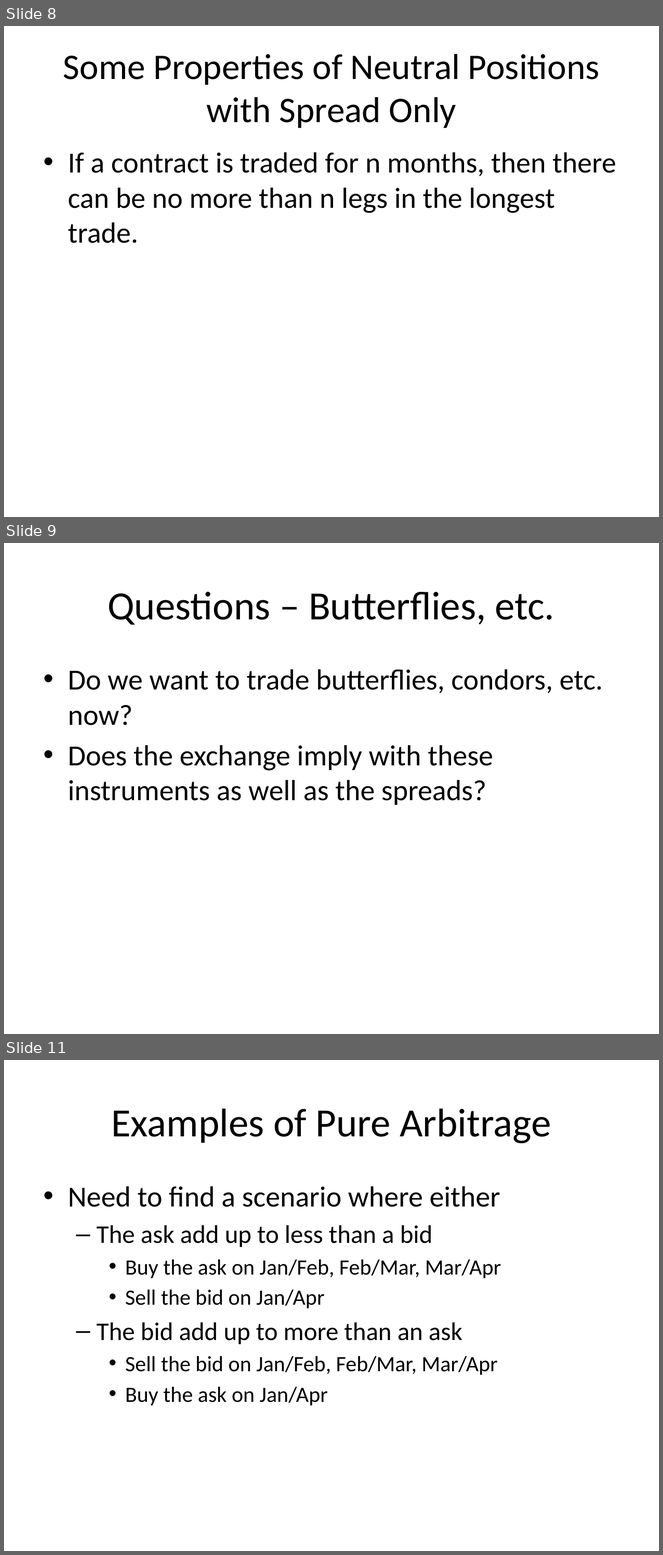
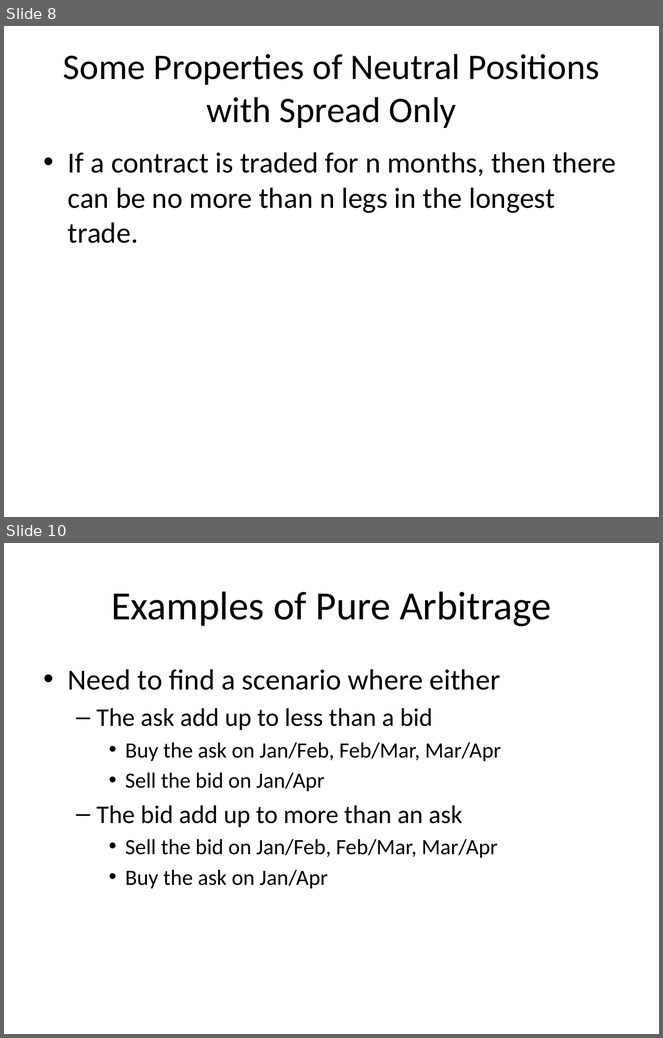
Before and after one commit to benofben/implier, a slide deck: doc/Implier - Arbitrage Examples.pptx. Shown one above the other, each under a label of ours: slides 8, 9 and 11 before the commit, slides 8 and 10 after it; the slides between them are not shown. The pictures are 663x1555 and 663x1038 pixels, drawn with LibreOffice and Linux fonts; fonts in the diff are those of the drawing. Boxes give left, top, right and bottom in pixels: in the first picture for what was removed or moved away, otherwise in the second. Text is boxed around its words. In the diff, an @@ line names an element or a change of style, - is before the commit and + after.

```diff
--- a/doc/Implier - Arbitrage Examples.pptx
+++ b/doc/Implier - Arbitrage Examples.pptx
@@ slide 9 removed at <box>4,543,659,1034</box>, background #FFFFFF @@
@@ title removed at <box>107,591,555,625</box> @@
-Questions – Butterflies, etc.
@@ text removed at <box>68,669,603,805</box> @@
-• Do we want to trade butterflies, condors, etc. now?
-• Does the exchange imply with these instruments as well as the spreads?
@@ what was slide 11 is now slide 10 @@
```
Also in this commit, not shown: 3 slides changed.
